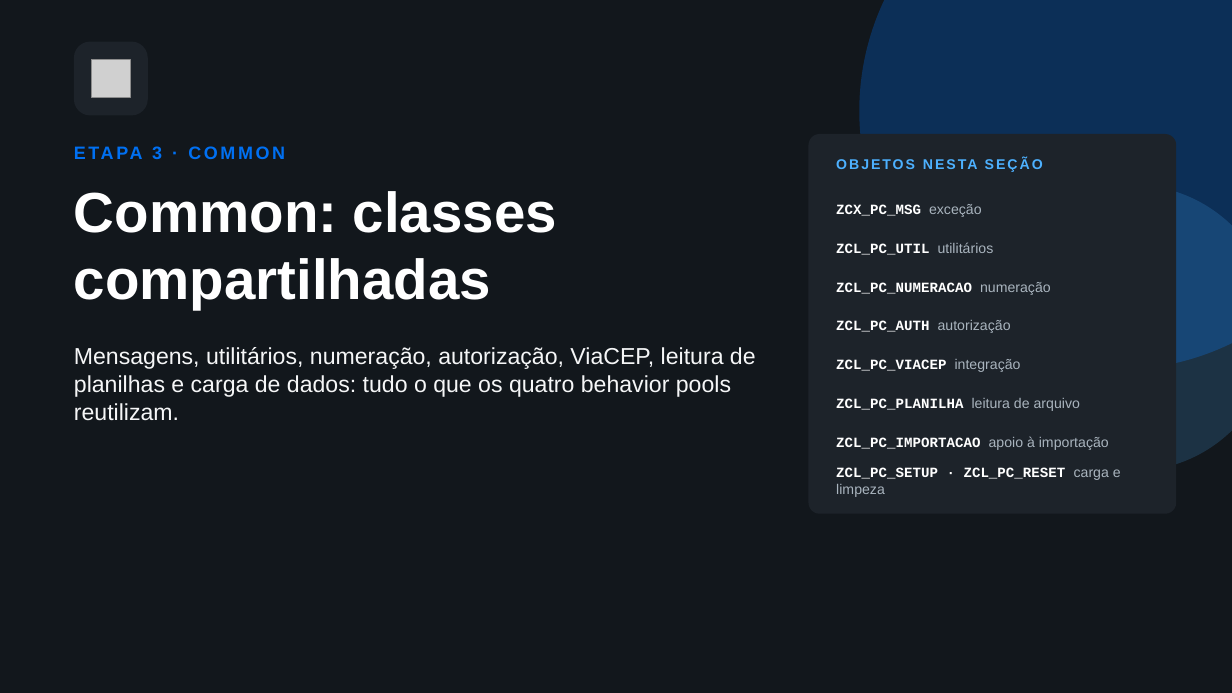
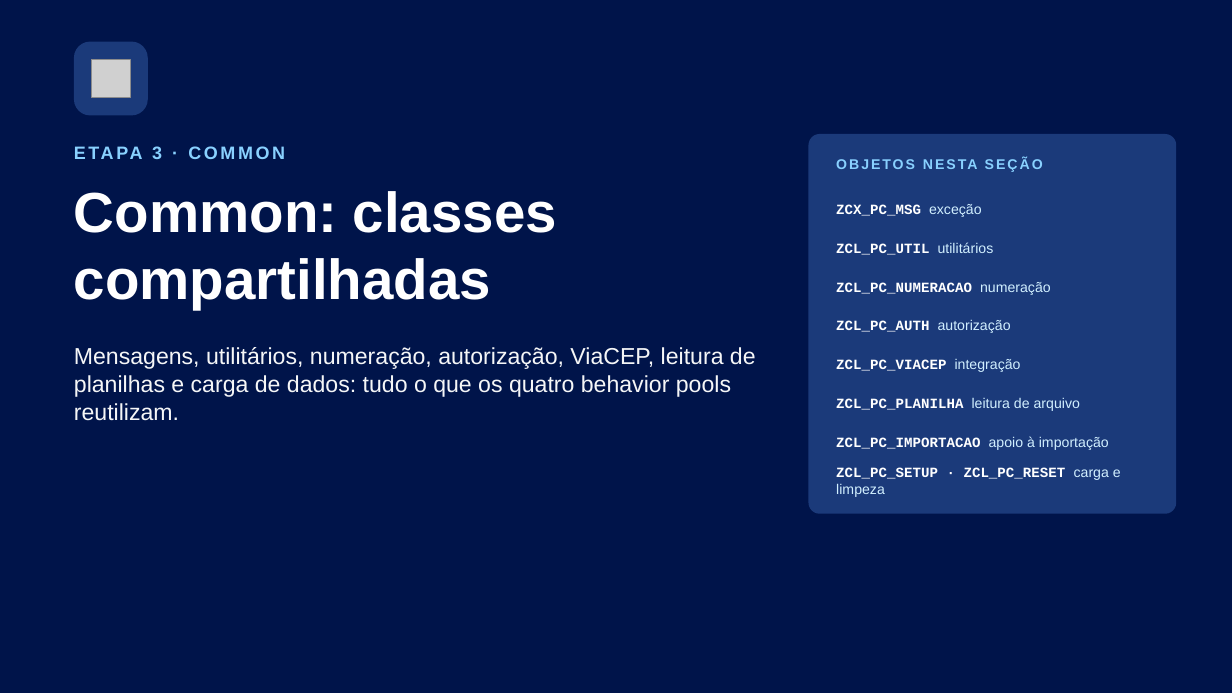
Before and after one commit to AdrianoBispo/sap-abap-rap-pedidos-de-compras-app, a slide deck: slide 6 of docs/apresentacoes/03-comportamento-rap.pptx. Drawn at 1232x693 pixels with LibreOffice and Linux fonts; fonts in the diff are those of the drawing; grey boxes stand for pictures. Boxes give left, top, right and bottom in pixels: in the first picture for what was removed or moved away, otherwise in the second. Text is boxed around its words. In the diff, an @@ line names an element or a change of style, - is before the commit and + after.

```diff
--- a/docs/apresentacoes/03-comportamento-rap.pptx
+++ b/docs/apresentacoes/03-comportamento-rap.pptx
@@ background #12171C to #00144A @@
@@ ellipse removed at [860, 0, 1232, 370] @@
@@ rounded rectangle at [74, 42, 148, 116]: fill #1D232A to #1B3A7A @@
@@ text "ETAPA 3 · COMMON" at [152, 146, 162, 159]: text colour #0070F2 to #89D1FF @@
@@ rounded rectangle at [809, 134, 1177, 514]: fill #1D232A to #1B3A7A @@
@@ text "OBJETOS NESTA SEÇÃO" at [836, 150, 1149, 177]: text colour #4DB1FF to #89D1FF @@
@@ text "ZCX_PC_MSG exceção" at [836, 204, 982, 217]: text colour #A9B4BE to #D1EFFF in "exceção" @@
@@ ellipse removed at [989, 185, 1232, 471] @@
@@ text "ZCL_PC_UTIL utilitários" at [836, 242, 994, 255]: text colour #A9B4BE to #D1EFFF in "utilitários" @@
@@ text "ZCL_PC_NUMERACAO numeração" at [836, 282, 1051, 295]: text colour #A9B4BE to #D1EFFF in "numeração" @@
@@ text "ZCL_PC_AUTH autorização" at [836, 320, 1011, 333]: text colour #A9B4BE to #D1EFFF in "autorização" @@
@@ text "ZCL_PC_VIACEP integração" at [836, 359, 1021, 372]: text colour #A9B4BE to #D1EFFF in "integração" @@
@@ text "ZCL_PC_PLANILHA leitura de arquivo" at [836, 398, 1080, 411]: text colour #A9B4BE to #D1EFFF in "leitura de arquivo" @@
@@ text "ZCL_PC_IMPORTACAO apoio à importação" at [836, 436, 1109, 450]: text colour #A9B4BE to #D1EFFF in "apoio à importação" @@
@@ text "ZCL_PC_SETUP · ZCL_PC_RESET carga e ..." at [836, 467, 1121, 497]: text colour #A9B4BE to #D1EFFF in "carga e limpeza" @@
```
Also in this commit, not shown: 6 other slides changed, 4 other files.
